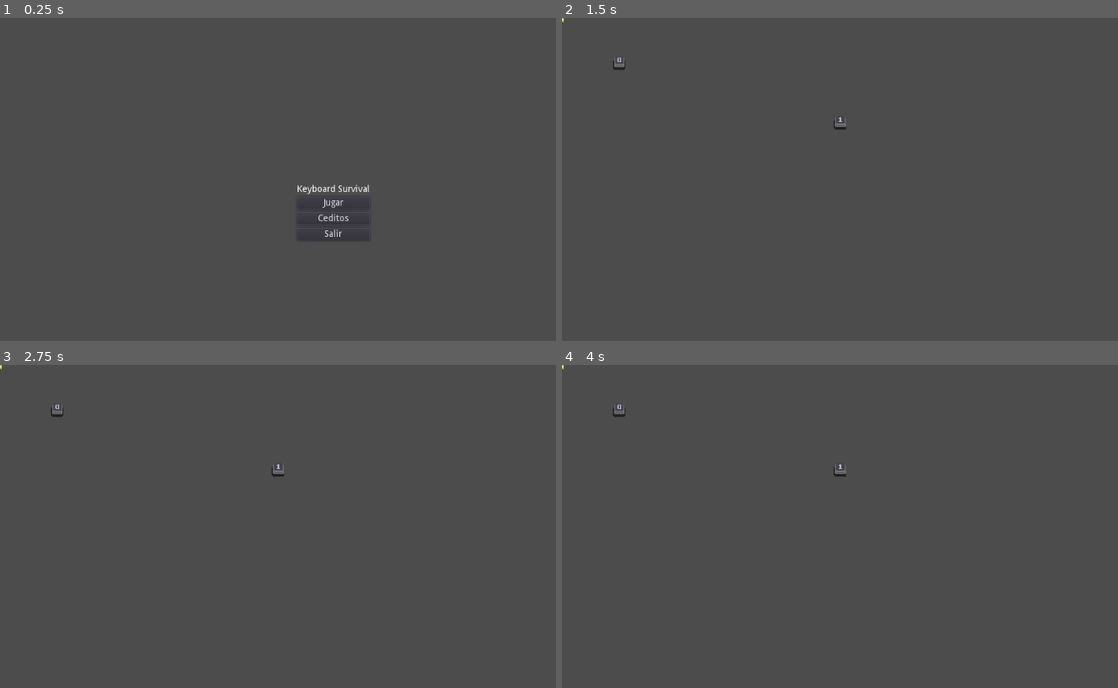
Above: before the commit, frames 1-4 (two rows, left to right).
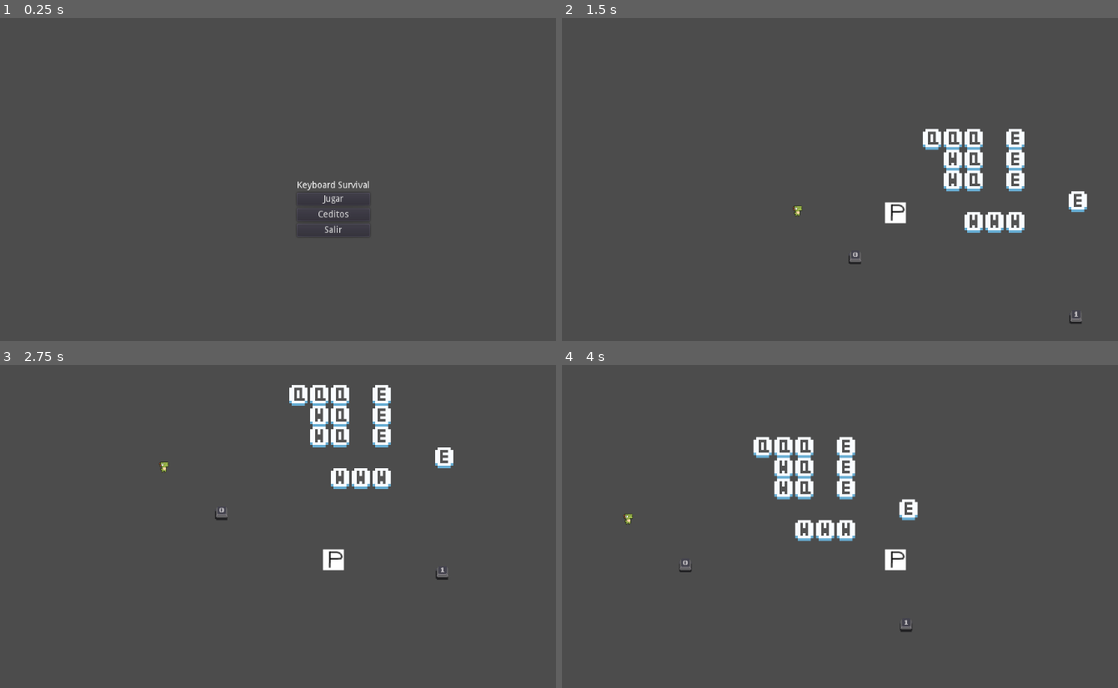
Above: after the commit, the same moments.

Repository: Frocoa/KeyboardSurvival
Game: Godot game, scene res://Scenes/main_menu.tscn
Two runs of this game, one before a commit and one after it. Both use one fixed random seed, a clock stepped at 60 frames per second and the inputs below.
Inputs:
- Up to frame 1 (0.25 s): no input
- Up to frame 2 (1.5 s): click "Jugar" at 0.5 s; tap Enter at 1.25 s; hold Right (right, bound only after the commit) from 1.28 s (still down); tap E (E, bound only after the commit) at 1.35 s
- Up to frame 3 (2.75 s): tap Q (Q, bound only after the commit) at 1.55, 2.1 s; release Right (right, bound only after the commit) at 2.03 s; hold Down (down, bound only after the commit) from 2.03 s (still down); tap W (W, bound only after the commit) at 2.3 s
- Up to frame 4 (4 s): release Down (down, bound only after the commit) at 2.78 s; hold Right (right, bound only after the commit) 2.78-3.53 s; tap W (W, bound only after the commit) at 2.85 s; tap E (E, bound only after the commit) at 3.05, 3.6 s; hold Up (up, bound only after the commit) from 3.53 s (still down); tap Q (Q, bound only after the commit) at 3.8 s

The runs differ from the first frame. In frame 1, 0.4% of the frame differs, in the area x 53-67%, y 50-68%; in frame 2, 2.7%; in frame 3, 2.7%; in frame 4, 2.8%, in the area x 0-65%, y 0-83%.

Commit message:
work on interactive tiles mapped to keyboard keys

Diff:
--- a/Scenes/main.tscn
+++ b/Scenes/main.tscn
@@ -1,13 +1,141 @@
-[gd_scene load_steps=6 format=2]
+[gd_scene load_steps=14 format=2]
 
 [ext_resource path="res://Sprites/Spritesheets/1.png" type="Texture" id=1]
 [ext_resource path="res://Sprites/Spritesheets/0.png" type="Texture" id=2]
 [ext_resource path="res://Scenes/charles.tscn" type="PackedScene" id=3]
 [ext_resource path="res://Player.gd" type="Script" id=4]
 [ext_resource path="res://Scenes/key.gd" type="Script" id=5]
+[ext_resource path="res://Scenes/player.tscn" type="PackedScene" id=6]
+[ext_resource path="res://Sprites/tiles/buttons2.png" type="Texture" id=7]
+[ext_resource path="res://Sprites/tiles/buttons.png" type="Texture" id=8]
+[ext_resource path="res://Scripts/tiles.gd" type="Script" id=9]
+
+[sub_resource type="ConvexPolygonShape2D" id=1]
+points = PoolVector2Array( 32, 32, 0, 32, 0, 0, 32, 0 )
+
+[sub_resource type="ConvexPolygonShape2D" id=2]
+points = PoolVector2Array( 32, 32, 0, 32, 0, 0, 32, 0 )
+
+[sub_resource type="ConvexPolygonShape2D" id=3]
+points = PoolVector2Array( 32, 32, 0, 32, 0, 0, 32, 0 )
+
+[sub_resource type="TileSet" id=4]
+0/name = "buttons.png 0"
+0/texture = ExtResource( 8 )
+0/tex_offset = Vector2( 0, 0 )
+0/modulate = Color( 1, 1, 1, 1 )
+0/region = Rect2( 64, 160, 32, 32 )
+0/tile_mode = 0
+0/occluder_offset = Vector2( 0, 0 )
+0/navigation_offset = Vector2( 0, 0 )
+0/shape_offset = Vector2( 0, 0 )
+0/shape_transform = Transform2D( 1, 0, 0, 1, 0, 0 )
+0/shape_one_way = false
+0/shape_one_way_margin = 0.0
+0/shapes = [  ]
+0/z_index = 0
+1/name = "buttons2.png 1"
+1/texture = ExtResource( 7 )
+1/tex_offset = Vector2( 0, 0 )
+1/modulate = Color( 1, 1, 1, 1 )
+1/region = Rect2( 64, 160, 32, 32 )
+1/tile_mode = 0
+1/occluder_offset = Vector2( 0, 0 )
+1/navigation_offset = Vector2( 0, 0 )
+1/shape_offset = Vector2( 0, 0 )
+1/shape_transform = Transform2D( 1, 0, 0, 1, 0, 0 )
+1/shape = SubResource( 1 )
+1/shape_one_way = false
+1/shape_one_way_margin = 1.0
+1/shapes = [ {
+"autotile_coord": Vector2( 0, 0 ),
+"one_way": false,
+"one_way_margin": 1.0,
+"shape": SubResource( 1 ),
+"shape_transform": Transform2D( 1, 0, 0, 1, 0, 0 )
+} ]
+1/z_index = 0
+2/name = "buttons.png 2"
+2/texture = ExtResource( 8 )
+2/tex_offset = Vector2( 0, 0 )
+2/modulate = Color( 1, 1, 1, 1 )
+2/region = Rect2( 96, 160, 32, 32 )
+2/tile_mode = 0
+2/occluder_offset = Vector2( 0, 0 )
+2/navigation_offset = Vector2( 0, 0 )
+2/shape_offset = Vector2( 0, 0 )
+2/shape_transform = Transform2D( 1, 0, 0, 1, 0, 0 )
+2/shape_one_way = false
+2/shape_one_way_margin = 0.0
+2/shapes = [  ]
+2/z_index = 0
+3/name = "buttons2.png 3"
+3/texture = ExtResource( 7 )
+3/tex_offset = Vector2( 0, 0 )
+3/modulate = Color( 1, 1, 1, 1 )
+3/region = Rect2( 96, 160, 32, 32 )
+3/tile_mode = 0
+3/occluder_offset = Vector2( 0, 0 )
+3/navigation_offset = Vector2( 0, 0 )
+3/shape_offset = Vector2( 0, 0 )
+3/shape_transform = Transform2D( 1, 0, 0, 1, 0, 0 )
+3/shape = SubResource( 2 )
+3/shape_one_way = false
+3/shape_one_way_margin = 1.0
+3/shapes = [ {
+"autotile_coord": Vector2( 0, 0 ),
+"one_way": false,
+"one_way_margin": 1.0,
+"shape": SubResource( 2 ),
+"shape_transform": Transform2D( 1, 0, 0, 1, 0, 0 )
+} ]
+3/z_index = 0
+4/name = "buttons.png 4"
+4/texture = ExtResource( 8 )
+4/tex_offset = Vector2( 0, 0 )
+4/modulate = Color( 1, 1, 1, 1 )
+4/region = Rect2( 128, 160, 32, 32 )
+4/tile_mode = 0
+4/occluder_offset = Vector2( 0, 0 )
+4/navigation_offset = Vector2( 0, 0 )
+4/shape_offset = Vector2( 0, 0 )
+4/shape_transform = Transform2D( 1, 0, 0, 1, 0, 0 )
+4/shape_one_way = false
+4/shape_one_way_margin = 0.0
+4/shapes = [  ]
+4/z_index = 0
+5/name = "buttons2.png 5"
+5/texture = ExtResource( 7 )
+5/tex_offset = Vector2( 0, 0 )
+5/modulate = Color( 1, 1, 1, 1 )
+5/region = Rect2( 128, 160, 32, 32 )
+5/tile_mode = 0
+5/occluder_offset = Vector2( 0, 0 )
+5/navigation_offset = Vector2( 0, 0 )
+5/shape_offset = Vector2( 0, 0 )
+5/shape_transform = Transform2D( 1, 0, 0, 1, 0, 0 )
+5/shape = SubResource( 3 )
+5/shape_one_way = false
+5/shape_one_way_margin = 1.0
+5/shapes = [ {
+"autotile_coord": Vector2( 0, 0 ),
+"one_way": false,
+"one_way_margin": 1.0,
+"shape": SubResource( 3 ),
+"shape_transform": Transform2D( 1, 0, 0, 1, 0, 0 )
+} ]
+5/z_index = 0
 
 [node name="Scene" type="Node2D"]
 script = ExtResource( 4 )
+
+[node name="TileMap" type="TileMap" parent="."]
+tile_set = SubResource( 4 )
+cell_size = Vector2( 32, 32 )
+cell_quadrant_size = 32
+format = 1
+tile_data = PoolIntArray( -262138, 0, 0, -262137, 0, 0, -262136, 0, 0, -262134, 4, 0, -196601, 2, 0, -196600, 0, 0, -196598, 4, 0, -131065, 2, 0, -131064, 0, 0, -131062, 4, 0, -65523, 4, 0, 8, 2, 0, 9, 2, 0, 10, 2, 0 )
+script = ExtResource( 9 )
 
 [node name="key0" type="Node2D" parent="."]
 script = ExtResource( 5 )
@@ -25,3 +153,10 @@
 hframes = 3
 
 [node name="charles" parent="." instance=ExtResource( 3 )]
+position = Vector2( 0, -2 )
+
+[node name="KinematicBody2D" parent="." instance=ExtResource( 6 )]
+position = Vector2( 110, 1 )
+
+[node name="Camera2D" type="Camera2D" parent="KinematicBody2D"]
+current = true
--- a/Scenes/main_menu.tscn
+++ b/Scenes/main_menu.tscn
@@ -9,6 +9,8 @@
 [node name="MainMenu" type="MarginContainer" parent="."]
 anchor_right = 1.0
 anchor_bottom = 1.0
+margin_top = -6.0
+margin_bottom = -6.0
 script = ExtResource( 1 )
 
 [node name="VBoxContainer" type="VBoxContainer" parent="MainMenu"]
--- /dev/null
+++ b/Scenes/player.tscn
@@ -0,0 +1,17 @@
+[gd_scene load_steps=4 format=2]
+
+[ext_resource path="res://Sprites/Character/Untitled.png" type="Texture" id=1]
+[ext_resource path="res://Scripts/player_script.gd" type="Script" id=2]
+
+[sub_resource type="RectangleShape2D" id=1]
+extents = Vector2( 16.5, 17 )
+
+[node name="KinematicBody2D" type="KinematicBody2D"]
+script = ExtResource( 2 )
+
+[node name="Sprite" type="Sprite" parent="."]
+texture = ExtResource( 1 )
+
+[node name="CollisionShape2D" type="CollisionShape2D" parent="."]
+position = Vector2( -0.5, 1 )
+shape = SubResource( 1 )
--- /dev/null
+++ b/Scripts/player_script.gd
@@ -0,0 +1,27 @@
+extends KinematicBody2D
+
+var velocity : Vector2 = Vector2()
+var direction : Vector2 = Vector2()
+
+
+
+func read_input():
+	velocity = Vector2()
+	if Input.is_action_pressed("up"):
+		velocity.y -= 1
+		direction = Vector2(0, -1)
+	if Input.is_action_pressed("down"):
+		velocity.y += 1
+		direction = Vector2(0, 1)
+	if Input.is_action_pressed("left"):
+		velocity.x -= 1
+		direction = Vector2(-1, 0)
+	if Input.is_action_pressed("right"):
+		velocity.x += 1
+		direction = Vector2(1, 0)
+
+	velocity = velocity.normalized()
+	velocity = move_and_slide(velocity * 200)
+
+func _physics_process(delta):
+	read_input()
--- /dev/null
+++ b/Scripts/tiles.gd
@@ -0,0 +1,25 @@
+extends TileMap
+
+var ids = {
+	"Q": [0, 1],
+	"W": [2, 3],
+	"E": [4, 5]
+}
+
+func handle_input(input):
+	if Input.is_action_just_pressed(input):
+		var cells = get_used_cells_by_id(ids[input][0])
+		for cell in cells:
+			set_cell(cell.x, cell.y, ids[input][1])
+
+	if Input.is_action_just_released(input):
+		var cells = get_used_cells_by_id(ids[input][1])
+		for cell in cells:
+			set_cell(cell.x, cell.y, ids[input][0])
+
+func read_input():
+	for input in ids:
+		handle_input(input)
+
+func _physics_process(delta):
+	read_input()
--- a/project.godot
+++ b/project.godot
@@ -42,6 +42,49 @@
 "svg/scale": 1.0
 }
 
+[input]
+
+up={
+"deadzone": 0.5,
+"events": [ Object(InputEventKey,"resource_local_to_scene":false,"resource_name":"","device":0,"alt":false,"shift":false,"control":false,"meta":false,"command":false,"pressed":false,"scancode":16777232,"physical_scancode":0,"unicode":0,"echo":false,"script":null)
+ ]
+}
+down={
+"deadzone": 0.5,
+"events": [ Object(InputEventKey,"resource_local_to_scene":false,"resource_name":"","device":0,"alt":false,"shift":false,"control":false,"meta":false,"command":false,"pressed":false,"scancode":16777234,"physical_scancode":0,"unicode":0,"echo":false,"script":null)
+ ]
+}
+left={
+"deadzone": 0.5,
+"events": [ Object(InputEventKey,"resource_local_to_scene":false,"resource_name":"","device":0,"alt":false,"shift":false,"control":false,"meta":false,"command":false,"pressed":false,"scancode":16777231,"physical_scancode":0,"unicode":0,"echo":false,"script":null)
+ ]
+}
+right={
+"deadzone": 0.5,
+"events": [ Object(InputEventKey,"resource_local_to_scene":false,"resource_name":"","device":0,"alt":false,"shift":false,"control":false,"meta":false,"command":false,"pressed":false,"scancode":16777233,"physical_scancode":0,"unicode":0,"echo":false,"script":null)
+ ]
+}
+A={
+"deadzone": 0.5,
+"events": [ Object(InputEventKey,"resource_local_to_scene":false,"resource_name":"","device":0,"alt":false,"shift":false,"control":false,"meta":false,"command":false,"pressed":false,"scancode":0,"physical_scancode":65,"unicode":0,"echo":false,"script":null)
+ ]
+}
+Q={
+"deadzone": 0.5,
+"events": [ Object(InputEventKey,"resource_local_to_scene":false,"resource_name":"","device":0,"alt":false,"shift":false,"control":false,"meta":false,"command":false,"pressed":false,"scancode":0,"physical_scancode":81,"unicode":0,"echo":false,"script":null)
+ ]
+}
+W={
+"deadzone": 0.5,
+"events": [ Object(InputEventKey,"resource_local_to_scene":false,"resource_name":"","device":0,"alt":false,"shift":false,"control":false,"meta":false,"command":false,"pressed":false,"scancode":0,"physical_scancode":87,"unicode":0,"echo":false,"script":null)
+ ]
+}
+E={
+"deadzone": 0.5,
+"events": [ Object(InputEventKey,"resource_local_to_scene":false,"resource_name":"","device":0,"alt":false,"shift":false,"control":false,"meta":false,"command":false,"pressed":false,"scancode":0,"physical_scancode":69,"unicode":0,"echo":false,"script":null)
+ ]
+}
+
 [physics]
 
 common/enable_pause_aware_picking=true
Binary file added: Sprites/Character/BMP/Elf/elf_hair.bmp
Not shown, added: Sprites/Character/BMP/Elf/elf_hair.bmp.import
Binary file added: Sprites/Character/BMP/Elf/elf_nude_bald.bmp
Not shown, added: Sprites/Character/BMP/Elf/elf_nude_bald.bmp.import
Binary file added: Sprites/Character/BMP/Elf/elf_nude_hair.bmp
Not shown, added: Sprites/Character/BMP/Elf/elf_nude_hair.bmp.import
Binary file added: Sprites/Character/BMP/Elf/elf_regular_bald.bmp
Not shown, added: Sprites/Character/BMP/Elf/elf_regular_bald.bmp.import
Binary file added: Sprites/Character/BMP/Elf/elf_regular_hair.bmp
Not shown, added: Sprites/Character/BMP/Elf/elf_regular_hair.bmp.import
Binary file added: Sprites/Character/BMP/Human/human_hair.bmp
Not shown, added: Sprites/Character/BMP/Human/human_hair.bmp.import
(and 104 more such lines)
